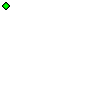
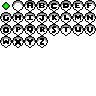
Layers edited between the first and the second w=96, h=96 image:
added layer "Letters" above "Background" over [3, 2, 93, 45]
painted on "Background" over [0, 0, 96, 48]
